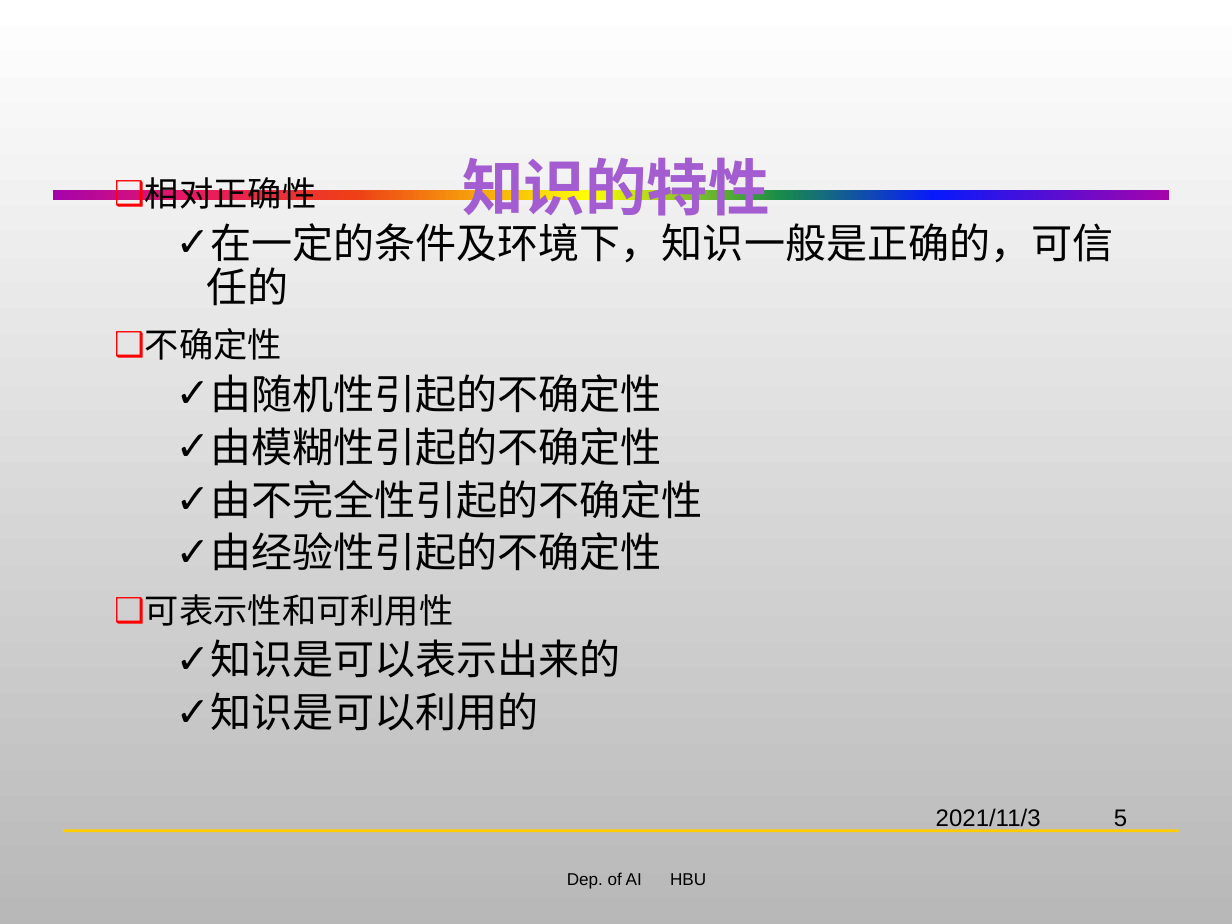
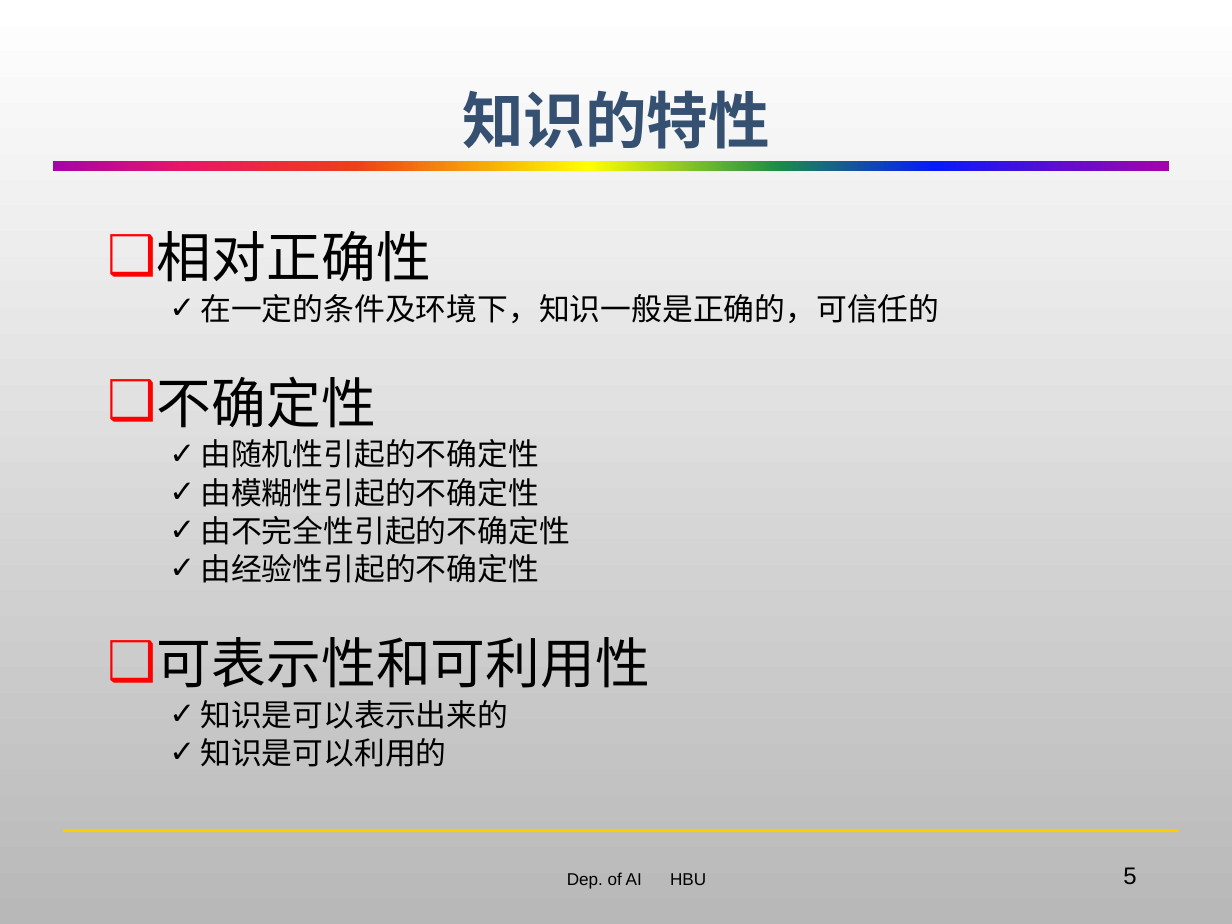
Before and after one commit to HBU/Artificial_Intelligence, a slide deck: slide 5 of AI-PPT-史忠植/AI02知识表示.pptx. Drawn at 1232x924 pixels with LibreOffice and Linux fonts; fonts in the diff are those of the drawing; background and template pictures are left out. Boxes give left, top, right and bottom in pixels: in the first picture for what was removed or moved away, otherwise in the second. Text is boxed around its words. In the diff, an @@ line names an element or a change of style, - is before the commit and + after.

```diff
--- a/AI-PPT-史忠植/AI02知识表示.pptx
+++ b/AI-PPT-史忠植/AI02知识表示.pptx
@@ title "知识的特性": place and size @@
-title "知识的特性" at (462,157,770,226)
+title "知识的特性" at (462,90,770,149)
@@ title "知识的特性" at (462,90,770,149): text colour #A35DD1 to #355071 @@
@@ rectangle: place and size @@
-rectangle at (53,191,1169,201)
+rectangle at (53,161,1169,171)
@@ text "相对正确性": place and size @@
-text "相对正确性" at (145,177,1114,731)
+text "相对正确性" at (157,231,939,767)
@@ text "相对正确性" at (157,231,939,767): size 20 to 32 pt in "相对正确性", "不确定性", "可表示性和可利用性"; size 24 to 18 pt in "在一定的条件及环境下，知识一般是正确的，可信任的", "由随机性引起的不确定性", "由模糊性引起的不确定性", "由不完全性引起的不确定性" and 3 more places; line spacing 0.9 to 0.8 @@
@@ text removed at (936,808,1041,832) @@
-2021/11/3
@@ page number rewrapped from (1114,809,1127,832) to (1123,867,1136,884) @@
```
Also in this commit, not shown: 73 other slides changed, 1 slide added.
